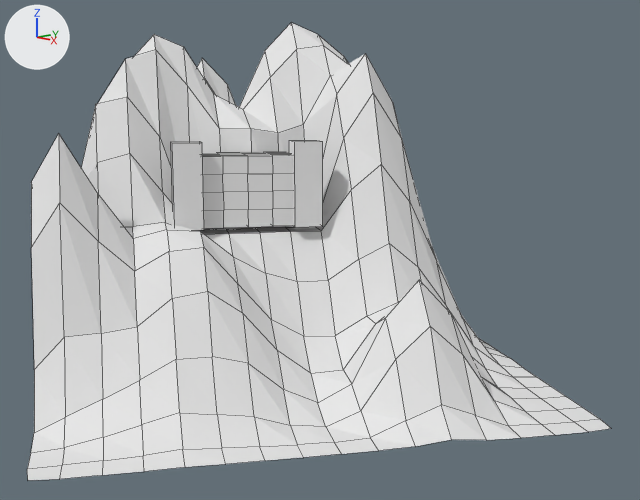
An edit to the Blender file 00-filestructure/03-Scenes/vorSchloss.blend, drawn before and after from the same camera.
One viewpoint serves both versions: a 50 mm camera at (6.68, -4.98, 4.13) aimed at (-4.07, 4.93, 1.64). Arrows for +X, +Y and +Z are at upper left; the lights stay in place. Mesh edges are drawn as thin lines.

Before the edit, the objects in view are built like this:
```python
mat_material = diffuse_material('Material')
mat_material.base_color = (0.8, 0.8, 0.8)  # white #e7e7e7
me_cube = bpy.data.meshes.new('Cube')
me_cube.from_pydata(...)  # 98 vertices, 96 faces; spans x -1.0..1.0, y -1.0..1.0, z -1.0..1.0
me_cube.materials.append(mat_material)  # white #e7e7e7
me_cube_002 = bpy.data.meshes.new('Cube.002')
me_cube_002.from_pydata(...)  # a box spanning x -1.0..1.0, y -1.0..1.0, z -1.0..1.0
me_cube_003 = bpy.data.meshes.new('Cube.003')
me_cube_003.from_pydata(...)  # a box spanning x -1.0..1.0, y -1.0..1.0, z -1.0..1.0
ob_berg = bpy.data.objects.new('Berg', None)
ob_berg.location = (-4.58, 4.6, -0.42)
ob_berg.rotation_euler = (0.0, 0.0, -0.524)  # degrees (0, 0, -30)
ob_berg.scale = (0.519, 0.519, 0.519)
ob_berg.show_instancer_for_render = False
ob_berg.instance_type = 'COLLECTION'
ob_berg.instance_collection = col_berg
ob_cube = bpy.data.objects.new('Cube', me_cube)
ob_cube.location = (0.0, 0.0, 2.5)
ob_cube.scale = (2.0, 3.5, 2.5)
ob_cube_002 = bpy.data.objects.new('Cube.002', me_cube_002)
ob_cube_002.location = (1.75, -4.2, 3.0)
ob_cube_002.scale = (1.0, 1.0, 3.0)
ob_cube_003 = bpy.data.objects.new('Cube.003', me_cube_003)
ob_cube_003.location = (1.75, 4.2, 3.0)
ob_cube_003.scale = (1.0, 1.0, 3.0)
ob_schloss = bpy.data.objects.new('Schloss', None)
ob_schloss.location = (-4.87, 3.97, 2.09)
ob_schloss.rotation_euler = (0.0, 0.0, -0.524)  # degrees (0, 0, -30)
ob_schloss.scale = (0.227, 0.227, 0.227)
ob_schloss.show_instancer_for_render = False
ob_schloss.instance_type = 'COLLECTION'
ob_schloss.instance_collection = col_schloss
```
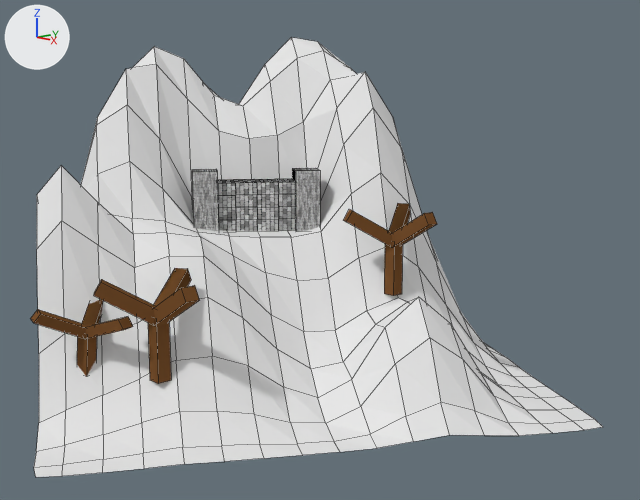
What differs and where, as boxes [x1, y1, x2, y2] in the pictures (640 x 500 px; the box of a moved part takes in the faces that stretch with it):
'Berg', reshaped
    before: [27, 23, 611, 480]
    after: [34, 37, 603, 477]
'Schloss', reshaped, recoloured, moved, turned, rescaled
    before: [171, 140, 323, 230]
    after: [192, 168, 320, 232]
'Baum.002', added
    after: [94, 268, 200, 383]
'Baum.001', added
    after: [344, 203, 437, 296]
'Baum', added
    after: [31, 300, 133, 377]
part 1 of me_cube_003, moved or reshaped
    before: [289, 140, 323, 227]
    after: [82, 203, 411, 327]
part 2 of me_cube_002, moved or reshaped
    before: [171, 141, 204, 230]
    after: [88, 308, 102, 313]
part 3 of me_cube, cut back
    before: [202, 152, 293, 229]
    after: [77, 241, 403, 383]

What changed in the scene script:
```text
Change mat_material:
    mat_material.base_color: (0.8, 0.8, 0.8) -> (0.187, 0.0797, 0.026)  # white #e7e7e7 -> brown #78502d
Add mat_material_002:
    mat_material_002 = bpy.data.materials.new('Material.002')
    mat_material_002.use_nodes = True; mat_material_002.node_tree.nodes.clear()
    _N = mat_material_002.node_tree.nodes; _L = mat_material_002.node_tree.links
    n0 = _N.new('ShaderNodeOutputMaterial'); n0.name = 'Material Output'
    n1 = _N.new('ShaderNodeBsdfDiffuse'); n1.name = 'Diffuse BSDF'
    n2 = _N.new('ShaderNodeTexBrick'); n2.name = 'Brick Texture'
    n2.squash_frequency = 7
    n2.squash = 1.3
    _L.new(n1.outputs[0], n0.inputs[0])  # 'BSDF' to 'Surface'
    _L.new(n2.outputs[0], n1.inputs[0])  # 'Color' to 'Color'
Change me_cube_003:
    used by ob_cube_003; location = (1.75, 4.2, 3.0); scale = (1.0, 1.0, 3.0)
    remove me_cube_003.from_pydata(...)  # 8 vertices, 6 faces; spans x -1.0..1.0, y -1.0..1.0, z -1.0..1.0
    add me_cube_003.from_pydata(...)  # 8 vertices, 6 faces; spans x -1.0..1.0, y -1.0..1.0, z -1.99..0.01
    me_cube_003 part 1: the whole mesh is rebuilt
    add me_cube_003.materials.append(mat_material)  # brown #78502d
Change me_cube_002:
    used by ob_cube_002; location = (1.75, -4.2, 3.0); scale = (1.0, 1.0, 3.0)
    remove me_cube_002.from_pydata(...)  # 8 vertices, 6 faces; spans x -1.0..1.0, y -1.0..1.0, z -1.0..1.0
    add me_cube_002.from_pydata(...)  # 8 vertices, 6 faces; spans x -1.0..1.0, y -1.0..1.0, z -1.99..0.01
    me_cube_002 part 2: the whole mesh is rebuilt
    add me_cube_002.materials.append(mat_material)  # brown #78502d
Change me_cube:
    used by ob_cube; location = (0.0, 0.0, 2.5); scale = (2.0, 3.5, 2.5)
    remove me_cube.from_pydata(...)  # 98 vertices, 96 faces; spans x -1.0..1.0, y -1.0..1.0, z -1.0..1.0
    add me_cube.from_pydata(...)  # 8 vertices, 6 faces; spans x -1.0..1.0, y -1.0..1.0, z -1.99..0.01
    me_cube part 3: the whole mesh is rebuilt
Change me_plane:
    used by ob_plane; location = (0.0, 0.0, 0.0); scale = (7.75, 7.75, 7.75)
    remove me_plane.from_pydata(...)  # 289 vertices, 256 faces; spans x -0.98..0.98, y -0.98..0.98, z 0.0..1.47
    add me_plane.from_pydata(...)  # 289 vertices, 256 faces; spans x -0.96..0.96, y -0.96..0.96, z 0.0..1.41
    me_plane part 4: 252 of 289 vertices moved; they spanned x -0.98..0.98, y -0.98..0.98, z 0.0..1.47 and now span x -0.96..0.96, y -0.96..0.96, z 0.0..1.41; mean shift (0.0, 0.0, 0.0); largest move (-0.12, 0.13, 0.6) -> (-0.12, 0.13, 0.72)
Change col_schloss:
    remove col_schloss.objects.link(ob_cube_003)
    remove col_schloss.objects.link(ob_cube_002)
    remove col_schloss.objects.link(ob_cube)
    add col_schloss.objects.link(ob_cube_006)
    add col_schloss.objects.link(ob_cube_005)
    add col_schloss.objects.link(ob_cube_007)
Add col_baum:
    col_baum = bpy.data.collections.new('Baum')
    col_baum.objects.link(ob_cube_004)
    col_baum.objects.link(ob_cube_003)
    col_baum.objects.link(ob_cube_002)
    col_baum.objects.link(ob_cube_001)
    col_baum.objects.link(ob_cube)
Change ob_schloss:
    ob_schloss.location: (-4.87, 3.97, 2.09) -> (-5.21, 4.44, 1.97)
    ob_schloss.rotation_euler: (0.0, 0.0, -0.524) -> (0.0, 0.0, -0.594)  # degrees (0, 0, -30) -> degrees (0, 0, -34)
    ob_schloss.scale: (0.227, 0.227, 0.227) -> (0.201, 0.201, 0.201)
Change ob_cube_003:
    ob_cube_003.location: (1.75, 4.2, 3.0) -> (0.0, 0.0, 3.46)
    ob_cube_003.rotation_euler: (0.0, 0.0, 0.0) -> (0.0, 1.047, 2.094)  # degrees (0, 0, 0) -> degrees (0, 60, 120)
    ob_cube_003.scale: (1.0, 1.0, 3.0) -> (0.395, 0.395, -1.73)
Change ob_cube_002:
    ob_cube_002.location: (1.75, -4.2, 3.0) -> (0.0, 0.0, 3.46)
    ob_cube_002.rotation_euler: (0.0, 0.0, 0.0) -> (0.0, 1.047, 2.094)  # degrees (0, 0, 0) -> degrees (0, 60, 120)
    ob_cube_002.scale: (1.0, 1.0, 3.0) -> (0.395, 0.395, -1.73)
Change ob_cube:
    ob_cube.location: (0.0, 0.0, 2.5) -> (0.0, 0.0, 0.0916)
    ob_cube.scale: (2.0, 3.5, 2.5) -> (0.395, 0.395, -1.73)
Add ob_cube_006:
    ob_cube_006 = bpy.data.objects.new('Cube.006', me_cube_006)  # a box spanning x -1.0..1.0, y -1.0..1.0, z -1.0..1.0
    ob_cube_006.location = (2.5, 4.1, 2.5)
    ob_cube_006.rotation_euler = (0.0, 1.571, 0.0)  # degrees (0, 90, 0)
    ob_cube_006.scale = (2.5, 1.0, 1.25)
Add ob_cube_007:
    ob_cube_007 = bpy.data.objects.new('Cube.007', me_cube_007)  # 98 vertices, 96 faces; spans x -1.0..1.0, y -1.0..1.0, z -1.0..1.0
    ob_cube_007.location = (1.619, 0.0, 2.0)
    ob_cube_007.rotation_euler = (0.0, 1.571, 0.0)  # degrees (0, 90, 0)
    ob_cube_007.scale = (2.0, 3.5, 1.5)
Add ob_cube_005:
    ob_cube_005 = bpy.data.objects.new('Cube.005', me_cube_005)  # a box spanning x -1.0..1.0, y -1.0..1.0, z -1.0..1.0
    ob_cube_005.location = (2.5, -4.2, 2.5)
    ob_cube_005.rotation_euler = (0.0, 1.571, 0.0)  # degrees (0, 90, 0)
    ob_cube_005.scale = (2.5, 1.0, 1.25)
Add ob_cube_001:
    ob_cube_001 = bpy.data.objects.new('Cube.001', me_cube_001)  # a box spanning x -1.0..1.0, y -1.0..1.0, z -1.99..0.01; in mat_material (brown #78502d)
    ob_cube_001.location = (0.0, 0.0, 3.46)
    ob_cube_001.rotation_euler = (0.0, 1.047, 0.0)  # degrees (0, 60, 0)
    ob_cube_001.scale = (0.395, 0.395, -1.73)
Add ob_cube_004:
    ob_cube_004 = bpy.data.objects.new('Cube.004', me_cube_001.copy())
    ob_cube_004.location = (0.0, 0.0, 3.46)
    ob_cube_004.rotation_euler = (0.0, 1.047, 4.189)  # degrees (0, 60, 240)
    ob_cube_004.scale = (0.395, 0.395, -1.73)
Add ob_baum:
    ob_baum = bpy.data.objects.new('Baum', None)
    ob_baum.location = (-4.27, 0.69, 0.35)
    ob_baum.rotation_euler = (0.0378, 0.119, 0.309)  # degrees (2.2, 6.8, 18)
    ob_baum.scale = (0.232, 0.232, 0.179)
    ob_baum.instance_type = 'COLLECTION'
    ob_baum.instance_collection = col_baum
Add ob_baum_001:
    ob_baum_001 = bpy.data.objects.new('Baum.001', None)
    ob_baum_001.location = (-2.59, 5.12, 1.08)
    ob_baum_001.scale = (0.248, 0.248, 0.248)
    ob_baum_001.instance_type = 'COLLECTION'
    ob_baum_001.instance_collection = col_baum
Add ob_baum_002:
    ob_baum_002 = bpy.data.objects.new('Baum.002', None)
    ob_baum_002.location = (-3.41, 1.34, 0.3)
    ob_baum_002.scale = (0.262, 0.262, 0.262)
    ob_baum_002.instance_type = 'COLLECTION'
    ob_baum_002.instance_collection = col_baum
```
